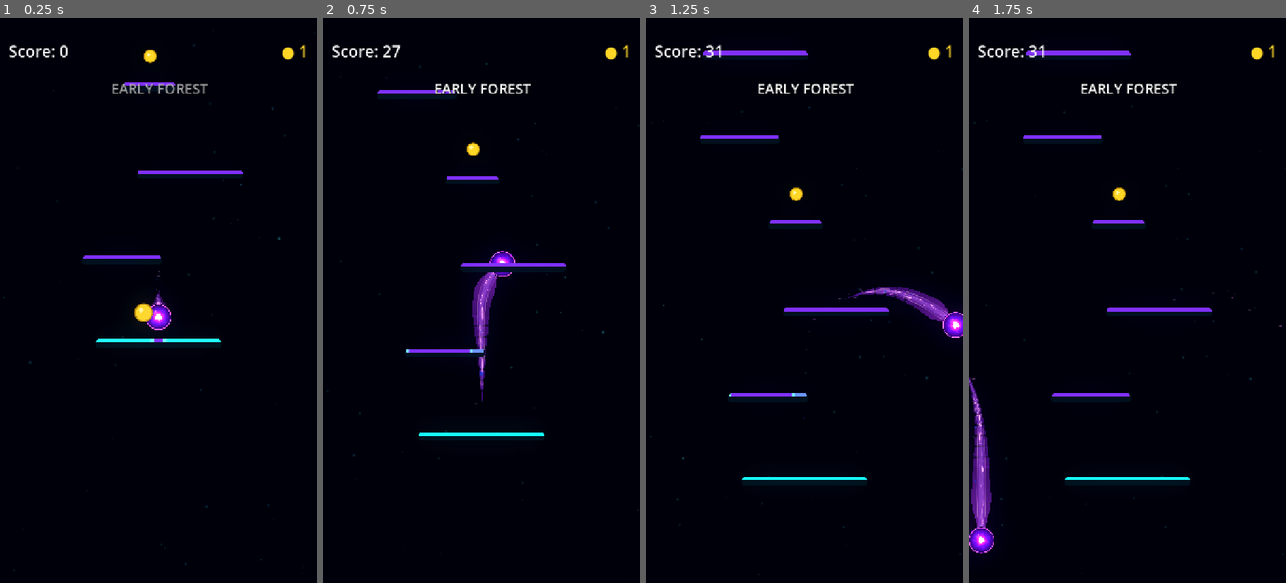
Above: before the commit, frames 1-4 (left to right).
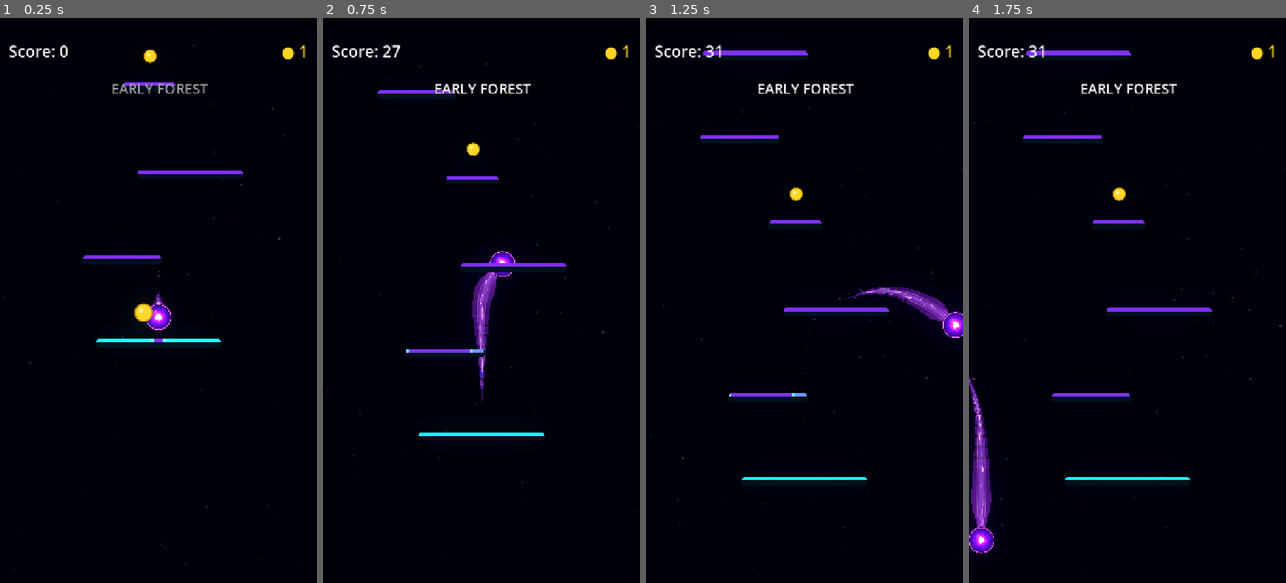
Above: after the commit, the same moments.

Repository: Kryodo/TowerJump
Game: Godot game, scene res://scenes/main.tscn
Two runs of this game, one before a commit and one after it. Both use one fixed random seed, a clock stepped at 60 frames per second and the inputs below.
Inputs (mouse positions are in pixels of both pictures, inside the frame that each line leads up to):
- Up to frame 1 (0.25 s): no input
- Up to frame 2 (0.75 s): move the mouse to (551, 272) at 0.52 s; hold Right (ui_right) from 0.53 s (still down); click (551, 272) at 0.67 s
- Up to frame 3 (1.25 s): keep holding Right (ui_right)
- Up to frame 4 (1.75 s): release Right (ui_right) at 1.25 s; drag from (1064, 328) to (1117, 193) at 1.27 s

Frame 1 is identical in both runs. In frame 2, less than 0.1% of the frame differs, in the area x 47-53%, y 52-68%; in frame 3, less than 0.1%; in frame 4, less than 0.1%, in the area x 0-7%, y 64-80%.

Commit message:
Blend segmented tail into the connected neck

Diff:
--- a/scripts/ball_trail.gd
+++ b/scripts/ball_trail.gd
@@ -834,7 +834,7 @@
 	# Slightly overlap the first tail island with the connected neck. The former
 	# positive offset left an empty slice here before any detachment occurred.
 	var cursor: float = maxf(
-		total_distance * SHED_CONNECTED_END_PROGRESS - 1.8,
+		total_distance * SHED_CONNECTED_END_PROGRESS - 3.5,
 		0.0
 	)
 	var tail_limit: float = total_distance * 0.985
